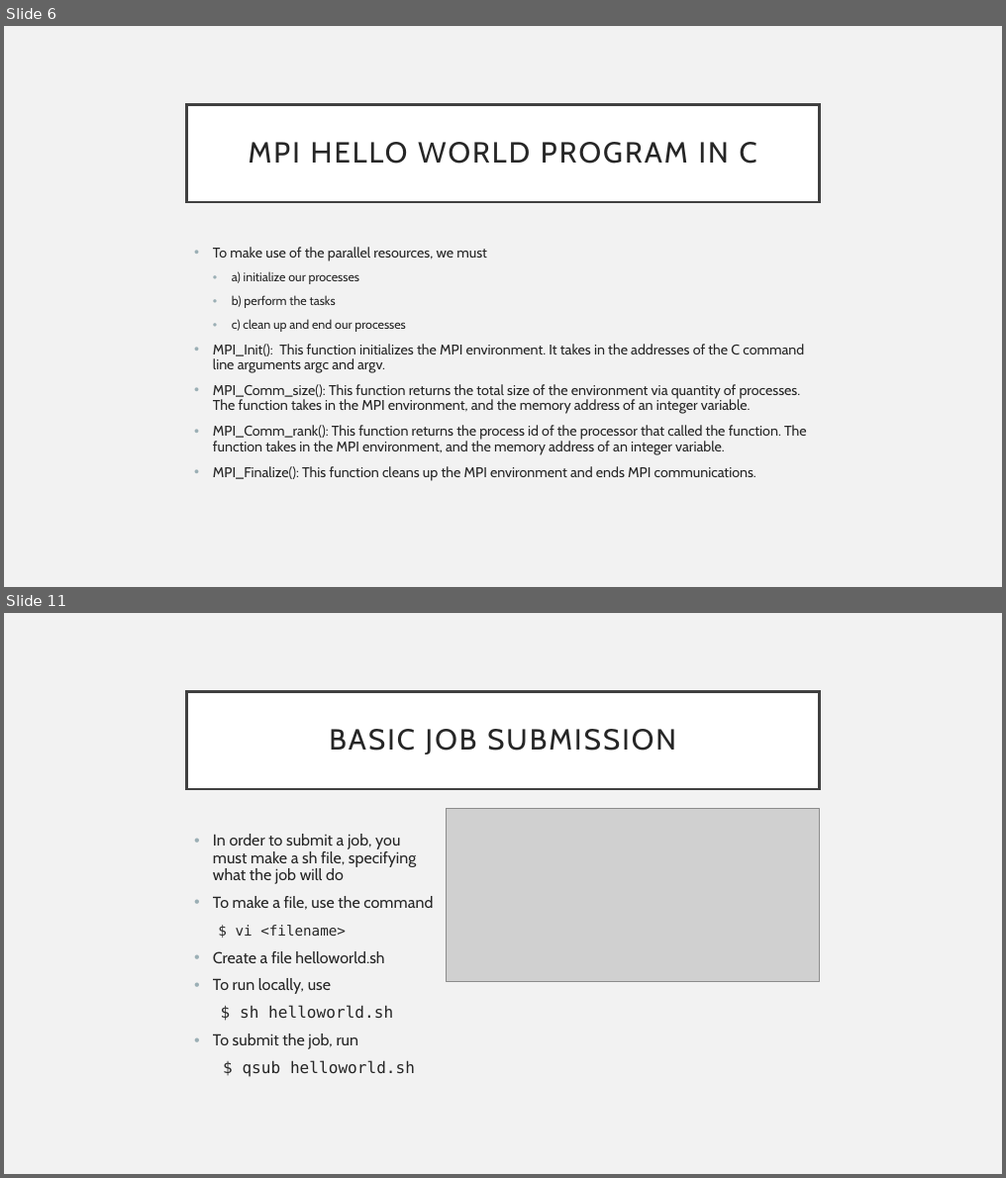
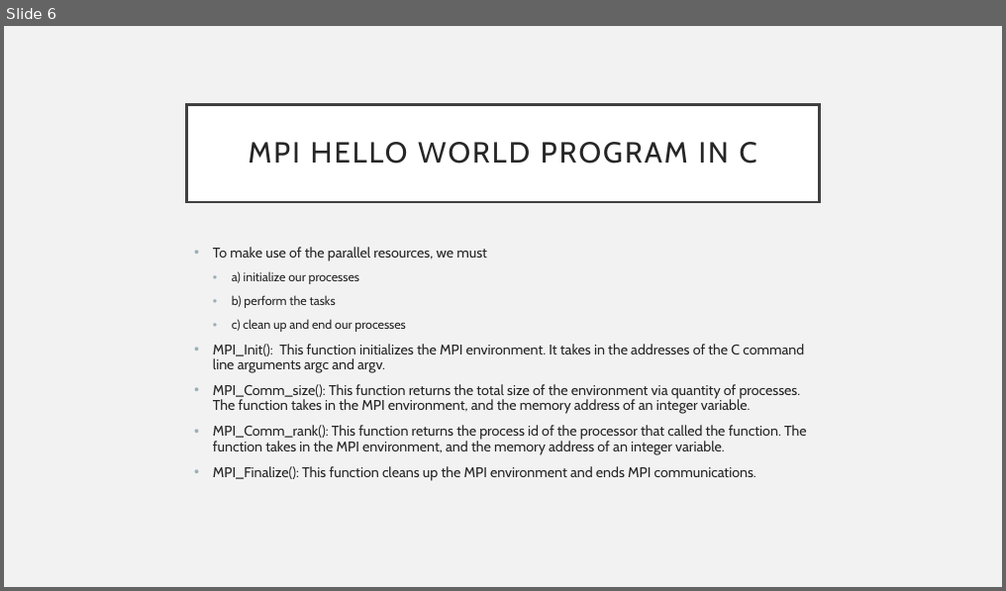
Before and after one commit to Andrewpensoneault/Intro-Parallel-Computing, a slide deck: Lectures/Lecture 3/lecture3.pptx. Shown one above the other, each under a label of ours: slides 6 and 11 before the commit, slide 6 after it; the slides between them are not shown. The pictures are 1006x1178 and 1006x591 pixels, drawn with LibreOffice and Linux fonts; fonts in the diff are those of the drawing; grey boxes stand for pictures. Boxes give left, top, right and bottom in pixels: in the first picture for what was removed or moved away, otherwise in the second. Text is boxed around its words. In the diff, an @@ line names an element or a change of style, - is before the commit and + after.

```diff
--- a/Lectures/Lecture 3/lecture3.pptx
+++ b/Lectures/Lecture 3/lecture3.pptx
@@ slide 11 removed at [4, 613, 1002, 1174], background #F2F2F2 @@
@@ title removed at [187, 691, 819, 789] @@
-BASIC JOB SUBMISSION
@@ picture removed at [446, 808, 819, 982] @@
@@ text removed at [213, 834, 433, 1077] @@
-• In order to submit a job, you must make a sh file, specifying what the job will do
-• To make a file, use the command
-$ vi <filename>
-• Create a file helloworld.sh
-• To run locally, use
-$ sh helloworld.sh
-• To submit the job, run
-$ qsub helloworld.sh
```
Also in this commit, not shown: 2 slides changed, 1 slide added, 5 other slides removed, 1 other file.
